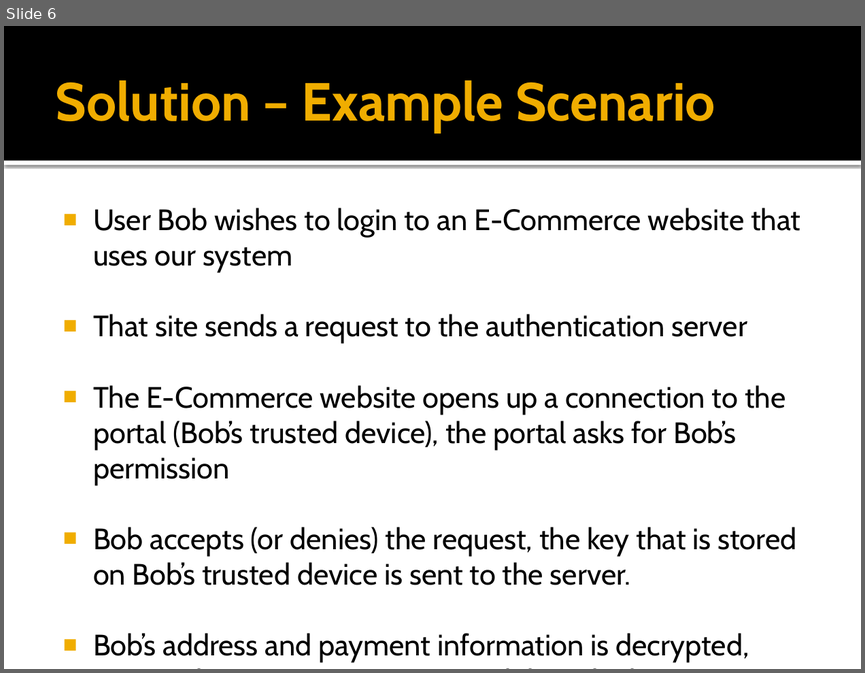
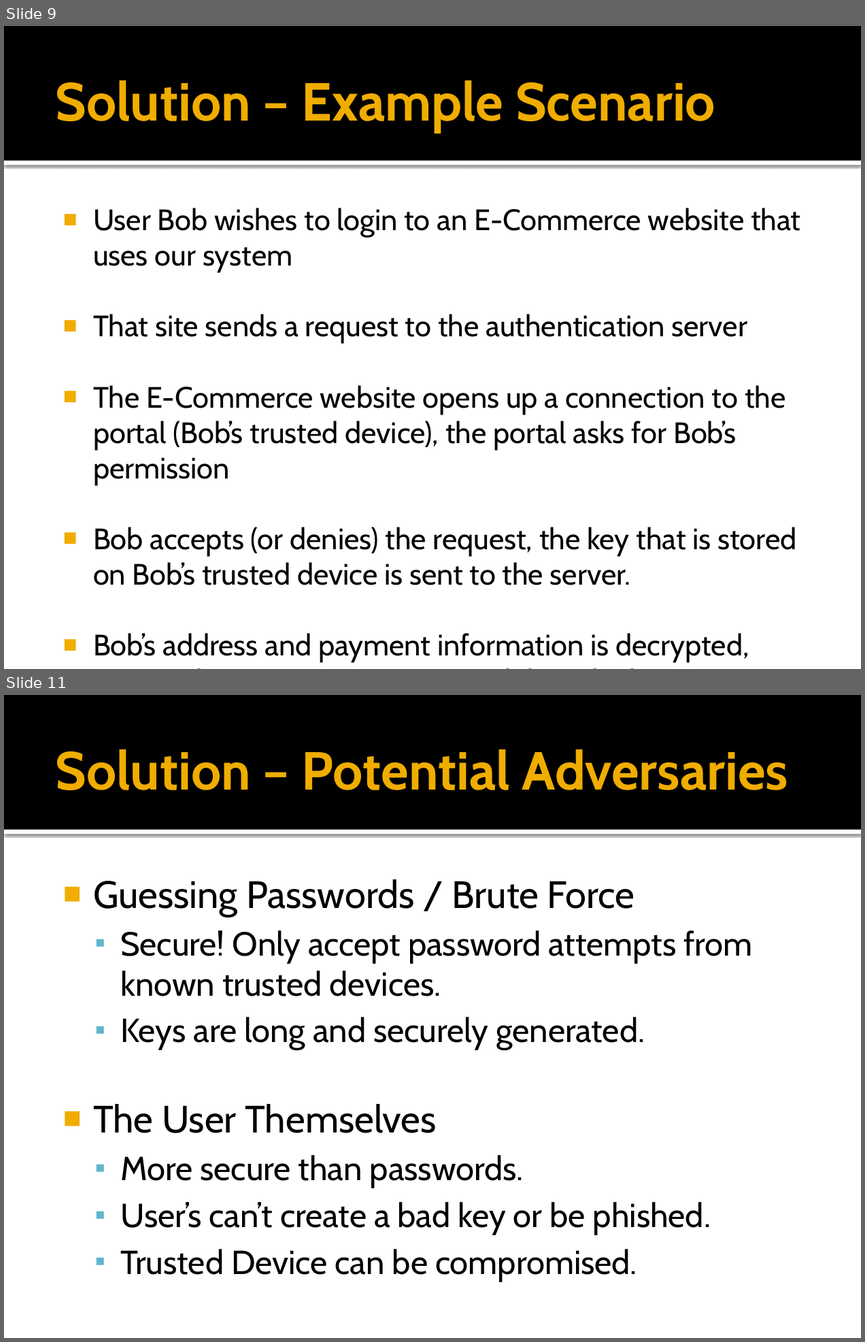
Before and after one commit to jrobe/cs5490, a slide deck: presentation/Third Party Encrypted Storage.pptx. Shown one above the other, each under a label of ours: slide 6 before the commit, slides 9 and 11 after it; the slides between them are not shown. The pictures are 865x673 and 865x1342 pixels, drawn with LibreOffice and Linux fonts; fonts in the diff are those of the drawing. Boxes give left, top, right and bottom in pixels: in the first picture for what was removed or moved away, otherwise in the second. Text is boxed around its words. In the diff, an @@ line names an element or a change of style, - is before the commit and + after.

```diff
--- a/presentation/Third Party Encrypted Storage.pptx
+++ b/presentation/Third Party Encrypted Storage.pptx
@@ slide 11 added at bbox=[4, 695, 861, 1338], background #FFFFFF; not listed: 2 template elements that a slide beside it also shows @@
@@ title added at bbox=[56, 749, 788, 790], 45 pt, text #F0AD00, bold @@
+Solution – Potential Adversaries
@@ text added at bbox=[93, 879, 752, 1281], 28 pt, text #000000 @@
+■ Guessing Passwords / Brute Force
+  ▪ Secure! Only accept password attempts from known trusted devices.
+  ▪ Keys are long and securely generated.
+■ The User Themselves
+  ▪ More secure than passwords.
+  ▪ User’s can’t create a bad key or be phished.
+  ▪ Trusted Device can be compromised.
@@ what was slide 6 is now slide 9 @@
```
Also in this commit, not shown: 5 slides changed, 3 other slides added.
